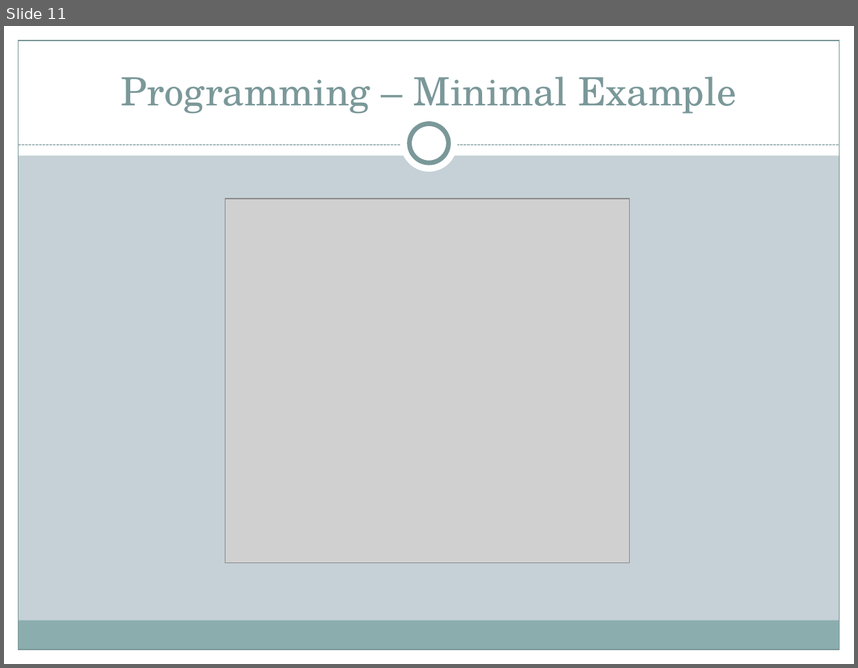
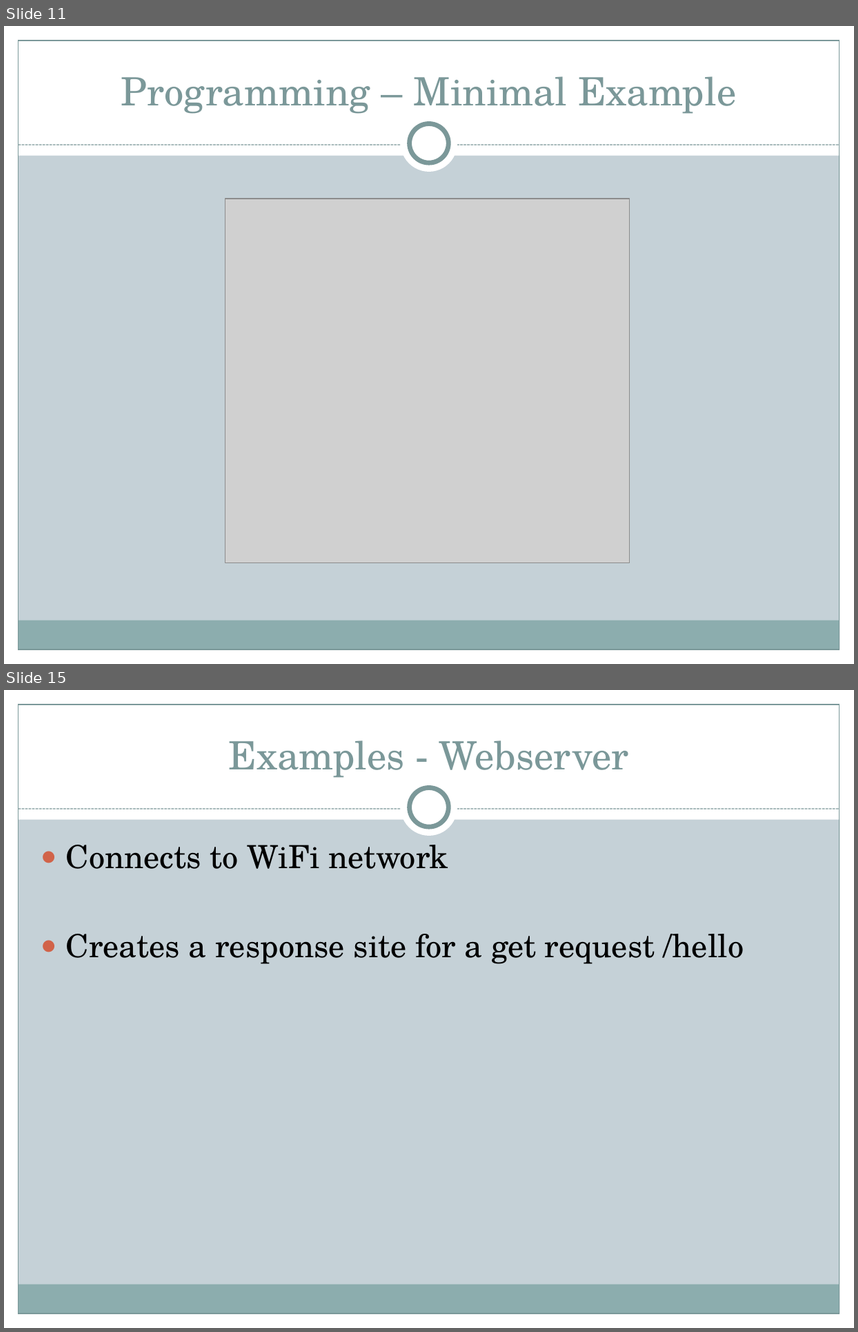
Before and after one commit to AlexKimmig/E-Portfolio-ESP8266, a slide deck: Presentation/Presentation E-Portfolio ES8266.pptx. Shown one above the other, each under a label of ours: slide 11 before the commit, slides 11 and 15 after it; the slides between them are not shown. The pictures are 858x668 and 858x1332 pixels, drawn with LibreOffice and Linux fonts; fonts in the diff are those of the drawing; grey boxes stand for pictures. Boxes give left, top, right and bottom in pixels: in the first picture for what was removed or moved away, otherwise in the second. Text is boxed around its words. In the diff, an @@ line names an element or a change of style, - is before the commit and + after.

Commit message:
Finished presentation, added examples

```diff
--- a/Presentation/Presentation E-Portfolio ES8266.pptx
+++ b/Presentation/Presentation E-Portfolio ES8266.pptx
@@ slide 15 added at (x1=4, y1=690, x2=854, y2=1328), background #C5D1D7; not listed: 9 template elements that a slide beside it also shows @@
@@ title added at (x1=229, y1=740, x2=628, y2=778), 33 pt, text #7C999A @@
+Examples - Webserver
@@ text added at (x1=66, y1=845, x2=744, y2=964), 27 pt, text #000000 @@
+● Connects to WiFi network
+● Creates a response site for a get request /hello
```
Also in this commit, not shown: 3 slides changed, 3 other slides added, 7 other files.
